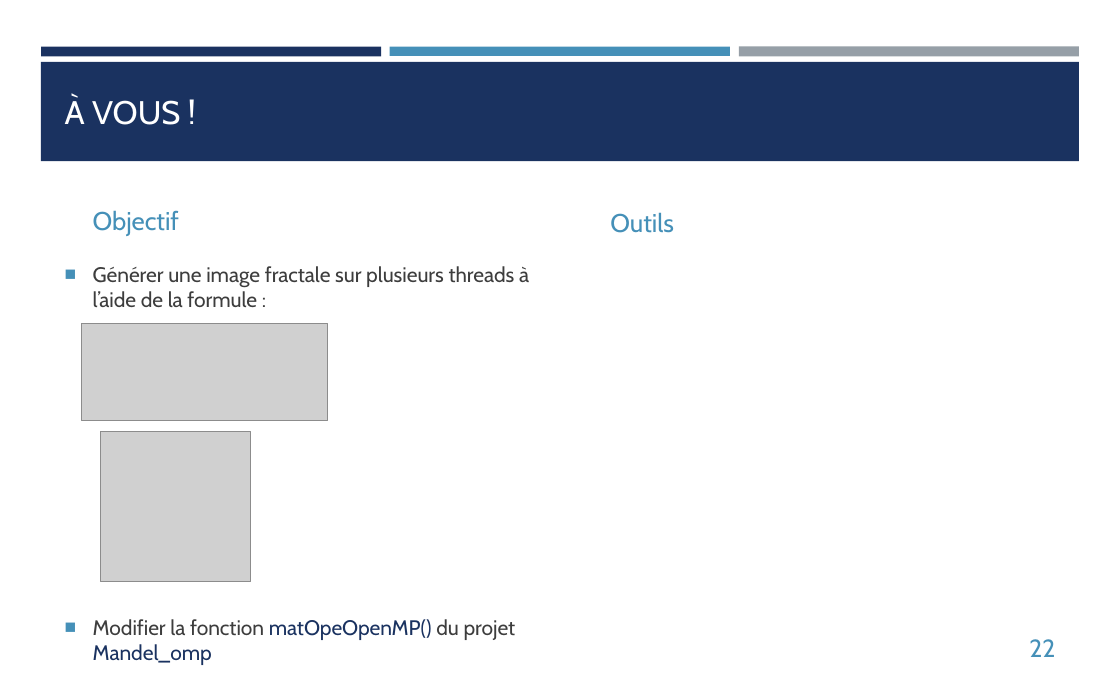
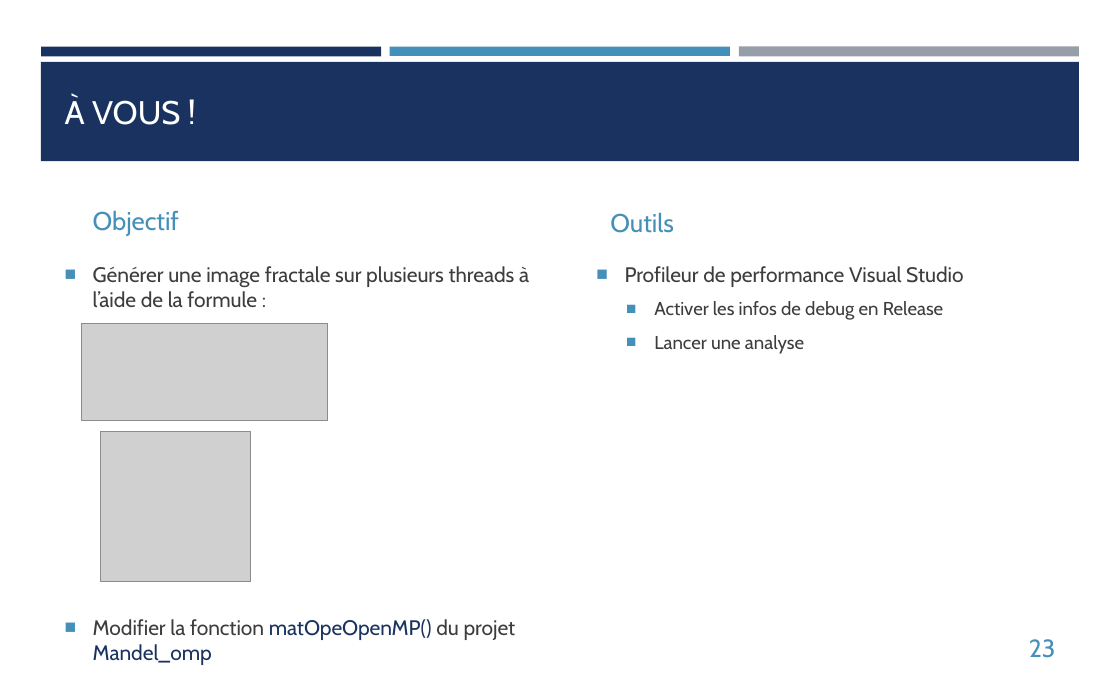
Before and after one commit to franckginguene/hpc_formation_scalian, a slide deck: slide 23 of Diapos/HPC_OpenMP.pptx (slide 22 before the commit). Drawn at 1120x700 pixels with LibreOffice and Linux fonts; fonts in the diff are those of the drawing; grey boxes stand for pictures. Boxes give left, top, right and bottom in pixels: in the first picture for what was removed or moved away, otherwise in the second. Text is boxed around its words. In the diff, an @@ line names an element or a change of style, - is before the commit and + after.

```diff
--- a/Diapos/HPC_OpenMP.pptx
+++ b/Diapos/HPC_OpenMP.pptx
@@ text added at bbox=[625, 266, 963, 354], 12 pt, text #3D3D3D @@
+■ Profileur de performance Visual Studio
+  ■ Activer les infos de debug en Release
+  ■ Lancer une analyse
@@ page number at bbox=[1029, 639, 1056, 658]: text changed @@
-22
+23
```
Also in this commit, not shown: 10 other slides changed, 3 slides added, 1 slide removed, 3 other files.
